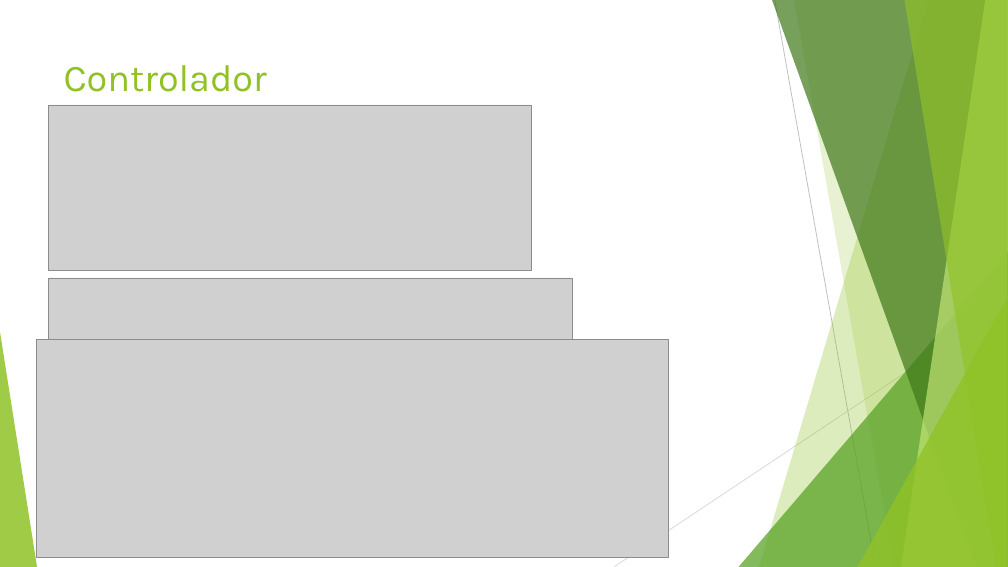
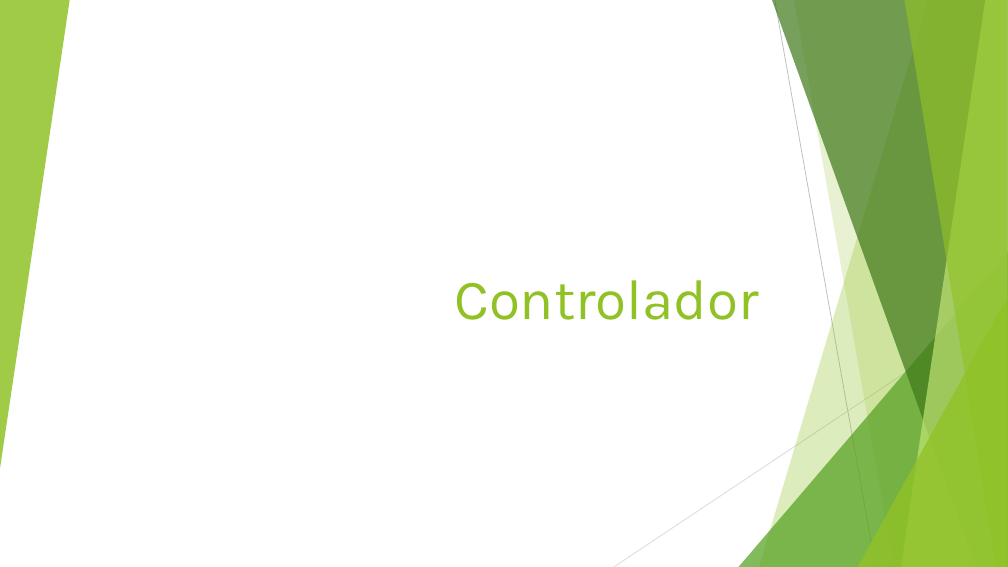
Before and after one commit to Panchardo/ControlYSistemas2025, a slide deck: slide 18 of Proyecto Final/Control de excitador electrodinámico para pruebas de vibraciones.pptx (slide 14 before the commit). Drawn at 1008x567 pixels with LibreOffice and Linux fonts; fonts in the diff are those of the drawing; grey boxes stand for pictures. Boxes give left, top, right and bottom in pixels: in the first picture for what was removed or moved away, otherwise in the second. Text is boxed around its words. In the diff, an @@ line names an element or a change of style, - is before the commit and + after.

```diff
--- a/Proyecto Final/Control de excitador electrodinámico para pruebas de vibraciones.pptx
+++ b/Proyecto Final/Control de excitador electrodinámico para pruebas de vibraciones.pptx
@@ triangle added at <box>0,0,70,469</box>, fill #90C226 at 85% opacity @@
@@ picture removed at <box>49,105,532,271</box> @@
@@ title "Controlador": place and size @@
-title "Controlador" at <box>64,65,267,92</box>
+title "Controlador" at <box>454,280,759,320</box>
@@ title "Controlador" at <box>454,280,759,320</box>: size 36 to 54 pt; alignment left to right; vertical alignment top to bottom @@
@@ picture removed at <box>49,278,573,355</box> @@
@@ triangle removed at <box>0,332,37,567</box> @@
@@ picture removed at <box>37,340,668,557</box> @@
```
Also in this commit, not shown: 5 slides added, 2 other files.
